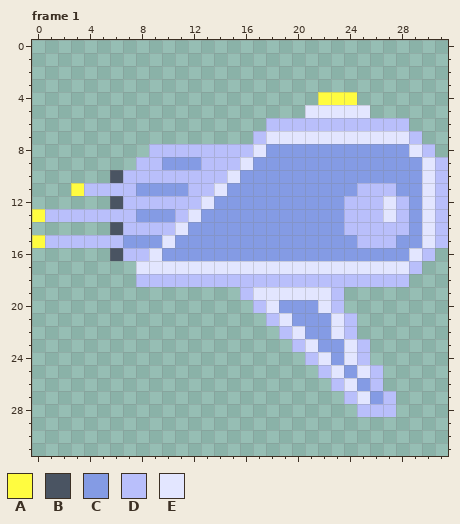
File history of a pixel-art file, src/assets/enviro/guns/gun.aseprite. The picture above was drawn from the file before the commit.
32x32 pixels, 1 frame. Shown: frame 1. The commit also changed other frames, which this record leaves out.
Palette (. is transparent): A #fffc40  B #4a5462  C #849be4  D #b9bffb  E #e3e6ff
Pixels before, frame 1, first column x 0:
 4 ......................AAA.......
 5 .....................EEEEE......
 6 ..................DDDDDDDDDDD...
 7 .................DEEEEEEEEEEED..
 8 .........DDDDDDDDECCCCCCCCCCCED.
 9 ........DDCCCDDDECCCCCCCCCCCCCED
10 ......BDDDDDDDDECCCCCCCCCCCCCCED
11 ...ADDDDCCCCDDECCCCCCCCCCDDDCCED
12 ......BDDDDDDECCCCCCCCCCDDDEDCED
13 ADDDDDDDCCCDECCCCCCCCCCCDDDEDCED
14 ......BDDDDECCCCCCCCCCCCDDDDDCED
15 ADDDDDDCCCECCCCCCCCCCCCCCDDDCCED
16 ......BDDECCCCCCCCCCCCCCCCCCCED.
17 ........EEEEEEEEEEEEEEEEEEEEED..
18 ........DDDDDDDDDDDDDDDDDDDDD...
19 ................DEEEEEED........
20 .................DECCCED........
21 ..................DECCCED.......
22 ...................DECCED.......
23 ....................DECCED......
24 .....................DECED......
25 ......................DECED.....
26 .......................DECD.....
27 ........................DECD....
28 .........................DDD....
The result:
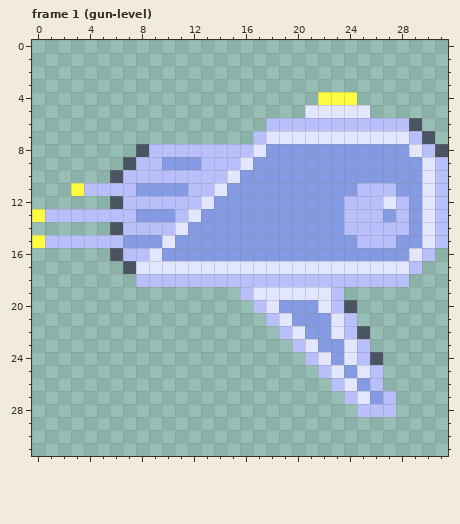
From old to new:
Frame 1 (gun-level):
y 6: x 29 . -> B
y 7: x 30 . -> B
y 8: x 8 . -> B; x 31 . -> B
y 9: x 7 . -> B
y 13: x 27 E -> C
y 17: x 7 . -> B
y 20: x 24 . -> B
y 22: x 25 . -> B
y 24: x 26 . -> B
Pixel boxes of the changes (left, top, right, bottom) in both pictures:
added: (409, 118, 448, 157)
added: (123, 144, 149, 170)
changed: (383, 209, 396, 222)
added: (123, 261, 136, 274)
added: (344, 300, 383, 365)
